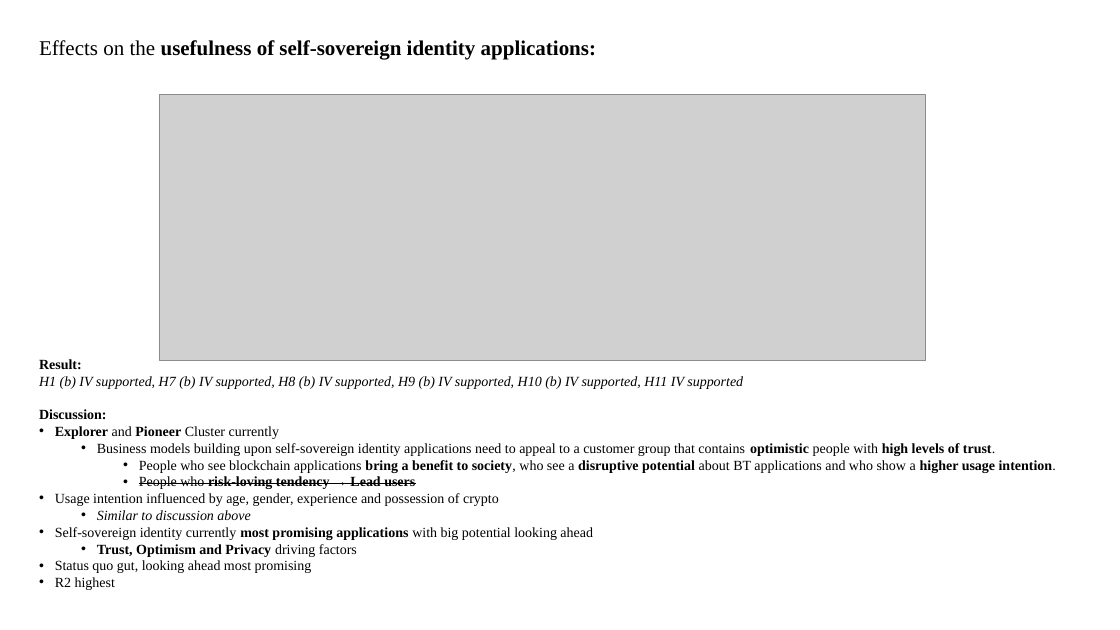
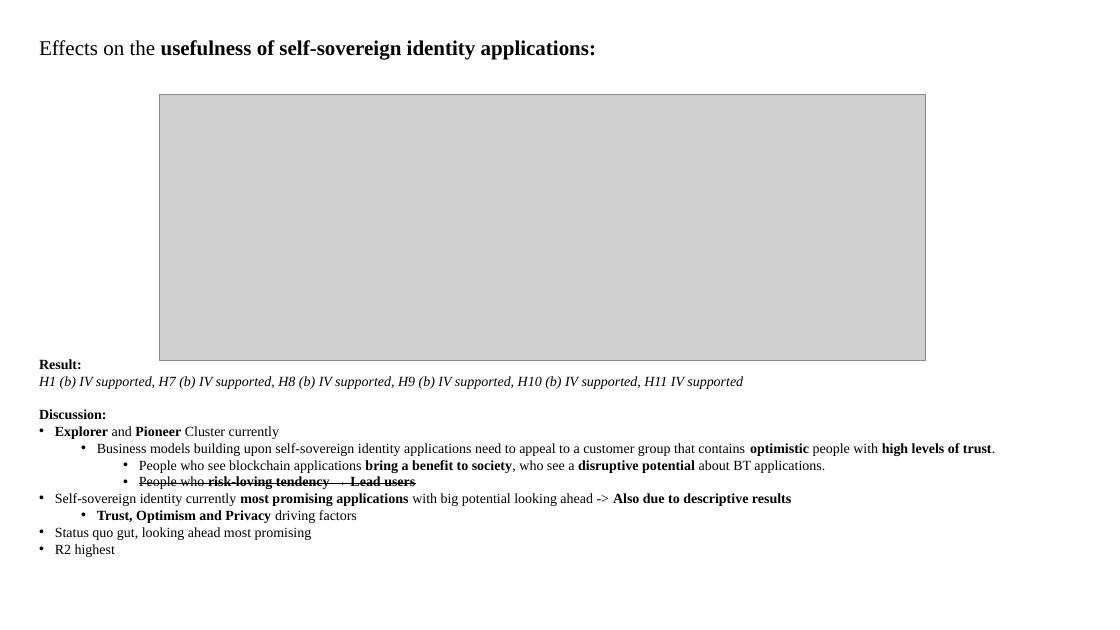
Before and after one commit to Kealy12/MA, a slide deck: slide 17 of 10_Forschungsmodell/MA_Forschungsmodell_Hypothesen.pptx. Drawn at 1120x630 pixels with LibreOffice and Linux fonts; fonts in the diff are those of the drawing; grey boxes stand for pictures. Boxes give left, top, right and bottom in pixels: in the first picture for what was removed or moved away, otherwise in the second. Text is boxed around its words. In the diff, an @@ line names an element or a change of style, - is before the commit and + after.

```diff
--- a/10_Forschungsmodell/MA_Forschungsmodell_Hypothesen.pptx
+++ b/10_Forschungsmodell/MA_Forschungsmodell_Hypothesen.pptx
@@ text at <box>139,460,825,473</box>: text changed @@
-    • People who see blockchain applications bring a benefit to society, who see a disruptive potential about BT applications and who show a higher usage intention.
+    • People who see blockchain applications bring a benefit to society, who see a disruptive potential about BT applications.
@@ text at <box>55,493,791,506</box>: text changed @@
-• Usage intention influenced by age, gender, experience and possession of crypto
-  • Similar to discussion above
-• Self-sovereign identity currently most promising applications with big potential looking ahead
+• Self-sovereign identity currently most promising applications with big potential looking ahead -> Also due to descriptive results
```
Also in this commit, not shown: 2 other slides changed, 16 other files.
